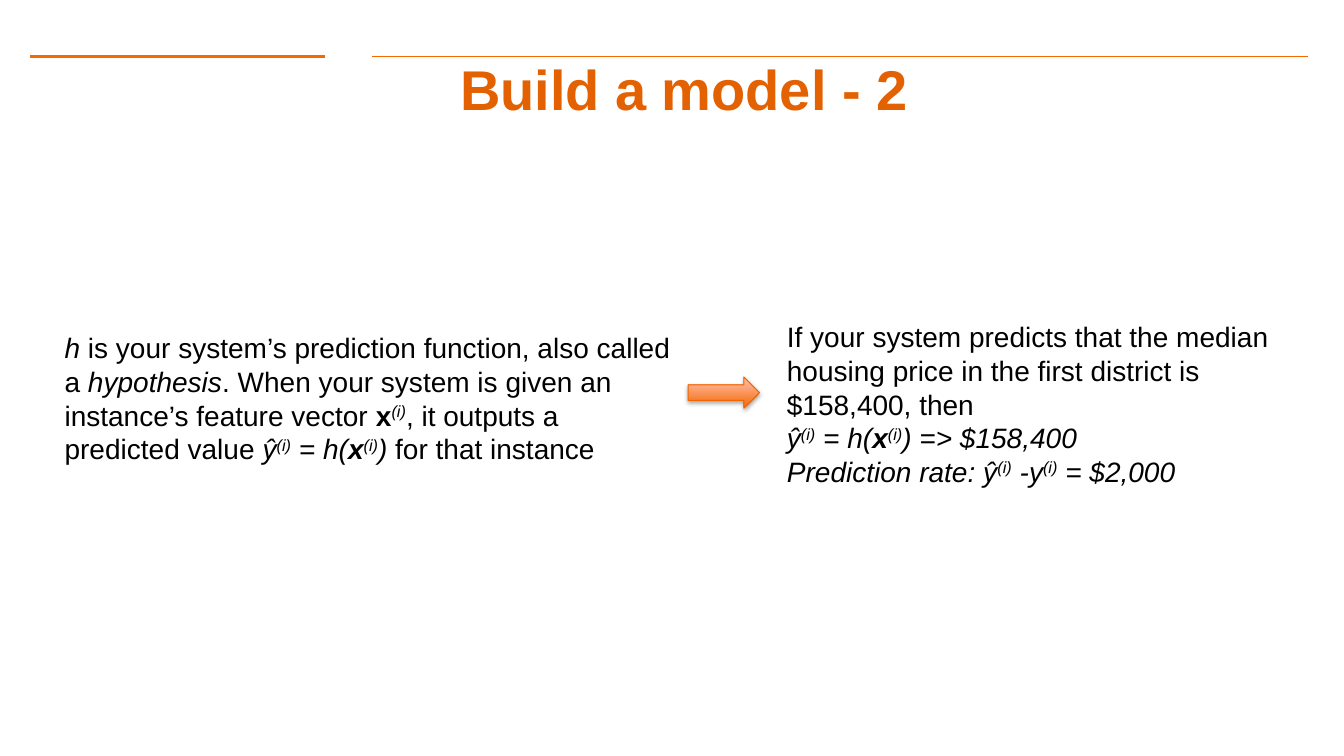
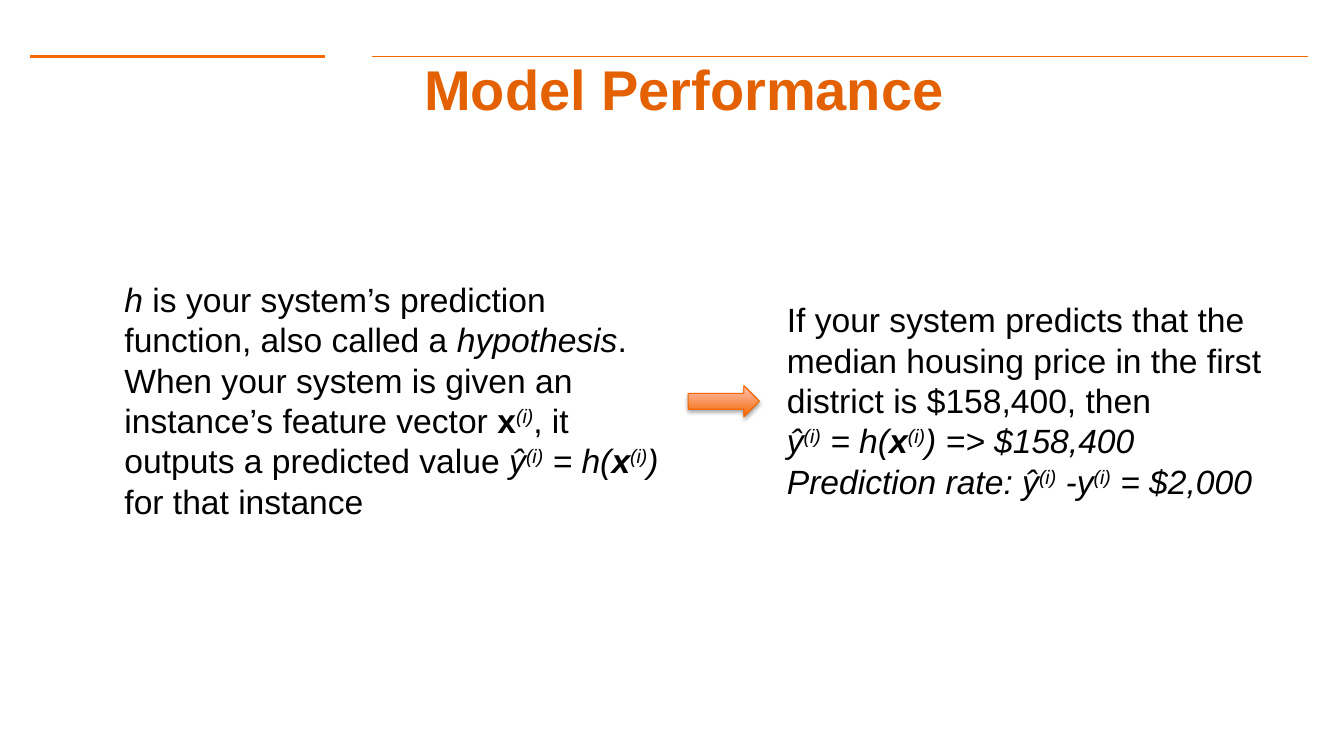
Before and after one commit to gk5951/RIT-DSCI-633-FDS, a slide deck: slide 41 of Syllabus/Lecture02/Lec02.pptx. Drawn at 1344x756 pixels with LibreOffice and Linux fonts; fonts in the diff are those of the drawing; background and template pictures are left out. Boxes give left, top, right and bottom in pixels: in the first picture for what was removed or moved away, otherwise in the second. Text is boxed around its words. In the diff, an @@ line names an element or a change of style, - is before the commit and + after.

Commit message:
Updated Lec 02, added housing dataset

```diff
--- a/Syllabus/Lecture02/Lec02.pptx
+++ b/Syllabus/Lecture02/Lec02.pptx
@@ title at box(424, 69, 943, 111): text changed @@
-Build a model - 2
+Model Performance
@@ text "h is your system’s prediction ..." at box(124, 287, 647, 515): size 20 to 24 pt @@
@@ text "h is your system’s prediction ...": place and size @@
-text "h is your system’s prediction ..." at box(65, 337, 670, 464)
+text "h is your system’s prediction ..." at box(124, 287, 647, 515)
@@ text "If your system predicts that ...": place and size @@
-text "If your system predicts that ..." at box(787, 326, 1268, 487)
+text "If your system predicts that ..." at box(787, 307, 1261, 501)
@@ text "If your system predicts that ..." at box(787, 307, 1261, 501): size 20 to 24 pt @@
@@ right arrow: place and size @@
-right arrow at box(689, 377, 760, 408)
+right arrow at box(689, 386, 760, 417)
```
Also in this commit, not shown: 8 other slides changed, 2 slides added, 2 slides removed, 4 other files.
